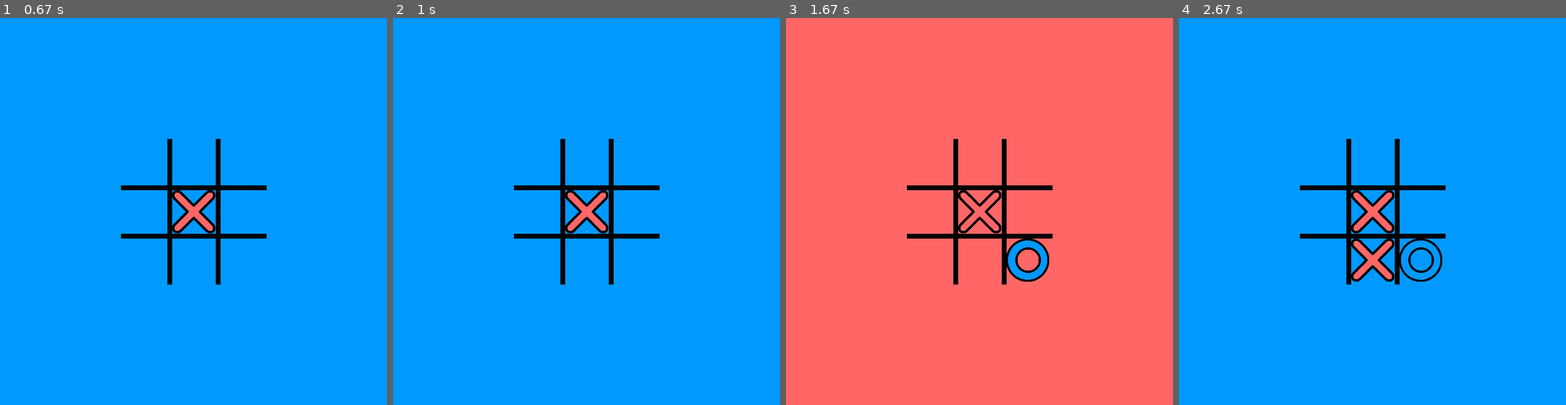
Above: before the commit, frames 1-4 (left to right).
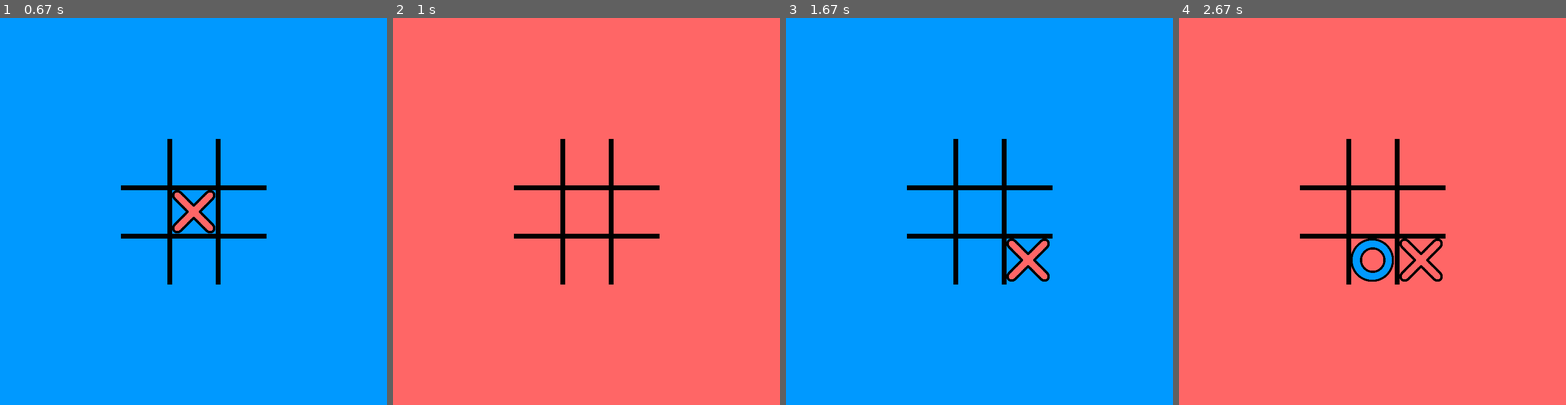
Above: after the commit, the same moments.

Repository: WingiM/PygameMiniGames
Game: pygame game, started from Templates/TicTacToe.py
Two runs of this game, one before a commit and one after it. Both use one fixed random seed, a clock stepped at 60 frames per second and the inputs below.
Inputs (mouse positions are in pixels of both pictures, inside the frame that each line leads up to):
- Up to frame 1 (0.67 s): click (193, 211) at 0.38 s
- Up to frame 2 (1 s): tap Enter at 0.67 s
- Up to frame 3 (1.67 s): click (1025, 246) at 1.55 s
- Up to frame 4 (2.67 s): click (1376, 254) at 2.38 s

Frame 1 is identical in both runs. In frame 2, 98% of the frame differs, in the area x 0-100%, y 0-100%; in frame 3, 98%; in frame 4, 97%.

Commit message:
Modified TicTacToe.py

Diff:
--- a/Templates/TicTacToe.py
+++ b/Templates/TicTacToe.py
@@ -71,9 +71,12 @@
             y += self.cell_size
 
     def check_three(self, p1, p2, p3):
-        if self.board[p1[0]][p1[1]] == self.board[p2[0]][p2[1]] == self.board[p3[0]][p3[1]] != 0:
+        x1, y1 = p1
+        x2, y2 = p2
+        x3, y3 = p3
+        if self.board[y1][x1] == self.board[y2][x2] == self.board[y3][x3] != 0:
             self.working = False
-            self.won = 'red' if self.board[p1[0]][p1[1]] == 1 else 'blue'
+            self.won = 'red' if self.board[y1][x1] == 1 else 'blue'
 
     def check_win(self):
         for i in range(3):
@@ -91,13 +94,16 @@
                 if self.working:
                     self.turn = 'blue' if self.turn == 'red' else 'red'
 
-    def set_win_text(self):
+    def set_win(self):
         if self.won:
-            font = pygame.font.Font(None, 150)
-            text = font.render(f"{self.won.capitalize()} wins!", True, (0, 0, 0))
-            text_x = (self.width * CELL_SIZE) // 2
-            text_y = (self.height * CELL_SIZE) // 2
-            self.screen.blit(text, (text_x, text_y))
+            pygame.display.set_caption(f'Крестики нолики ({self.won.upper()} ПОБЕДИЛ!)')
+
+    def restart(self):
+        self.won = None
+        self.working = True
+        self.board = [[0] * self.width for _ in range(self.height)]
+        self.turn = 'red'
+        pygame.display.set_caption('Крестики-нолики')
 
 
 if __name__ == '__main__':
@@ -111,7 +117,9 @@
                 running = False
             if event.type == pygame.MOUSEBUTTONDOWN:
                 board.get_click(event.pos)
+            if event.type == pygame.KEYDOWN:
+                board.restart()
         screen.fill(COLORS[board.turn])
         board.render()
-        board.set_win_text()
+        board.set_win()
         pygame.display.flip()
